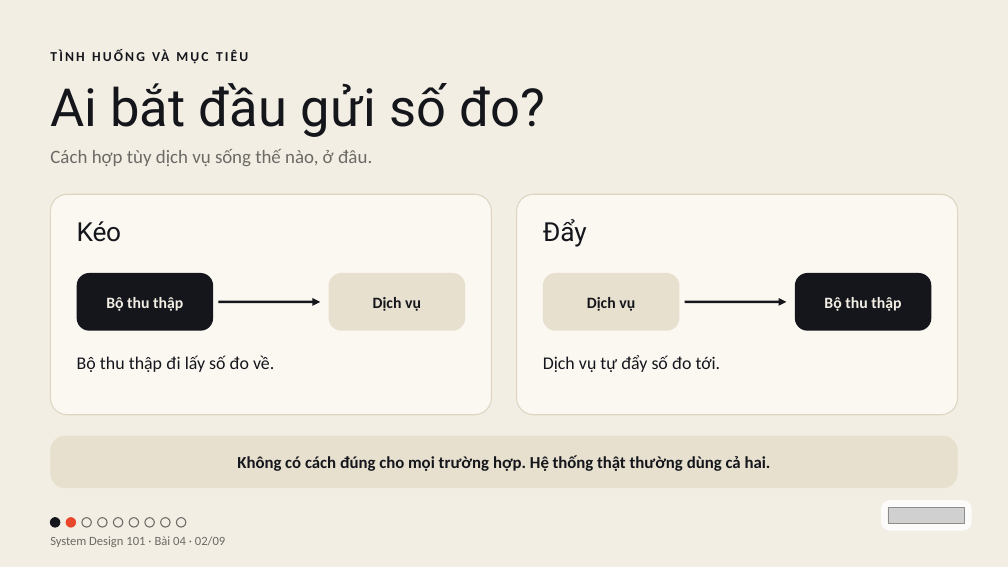
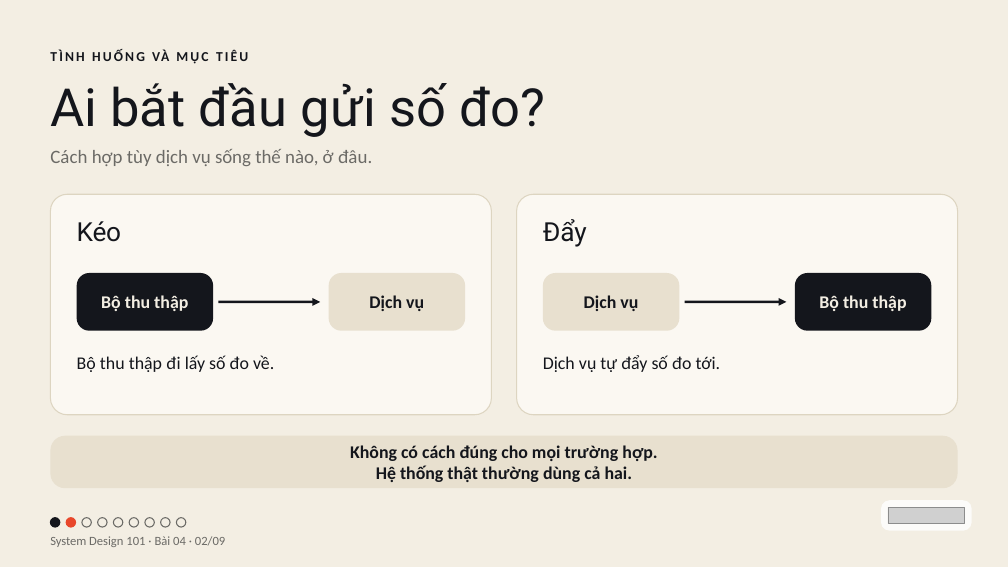
Before and after one commit to vohoailinh90/tool-marketing-studio, a slide deck: slide 2 of system-design-101/vi/lessons/sd-13-004/slides/sd-13-004.pptx. Drawn at 1008x567 pixels with LibreOffice and Linux fonts; fonts in the diff are those of the drawing; grey boxes stand for pictures. Boxes give left, top, right and bottom in pixels: in the first picture for what was removed or moved away, otherwise in the second. Text is boxed around its words. In the diff, an @@ line names an element or a change of style, - is before the commit and + after.

```diff
--- a/system-design-101/vi/lessons/sd-13-004/slides/sd-13-004.pptx
+++ b/system-design-101/vi/lessons/sd-13-004/slides/sd-13-004.pptx
@@ size 22.5 to 25.5 pt in 4 elements at (77,273,213,331), (329,273,465,331), (543,273,679,331), (795,273,931,331) @@
@@ text in rounded rectangle at (350,445,657,482): text changed; size 24 to 25.5 pt @@
-Không có cách đúng cho mọi trường hợp. Hệ thống thật thường dùng cả hai.
+Không có cách đúng cho mọi trường hợp.
+Hệ thống thật thường dùng cả hai.
```
Also in this commit, not shown: 2 other slides changed, 3 other files.
